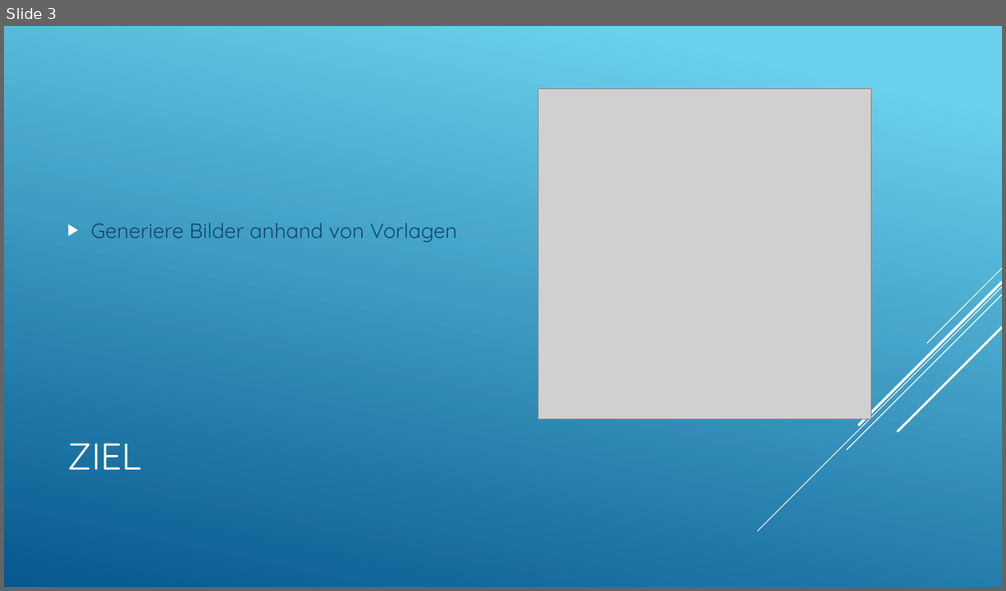
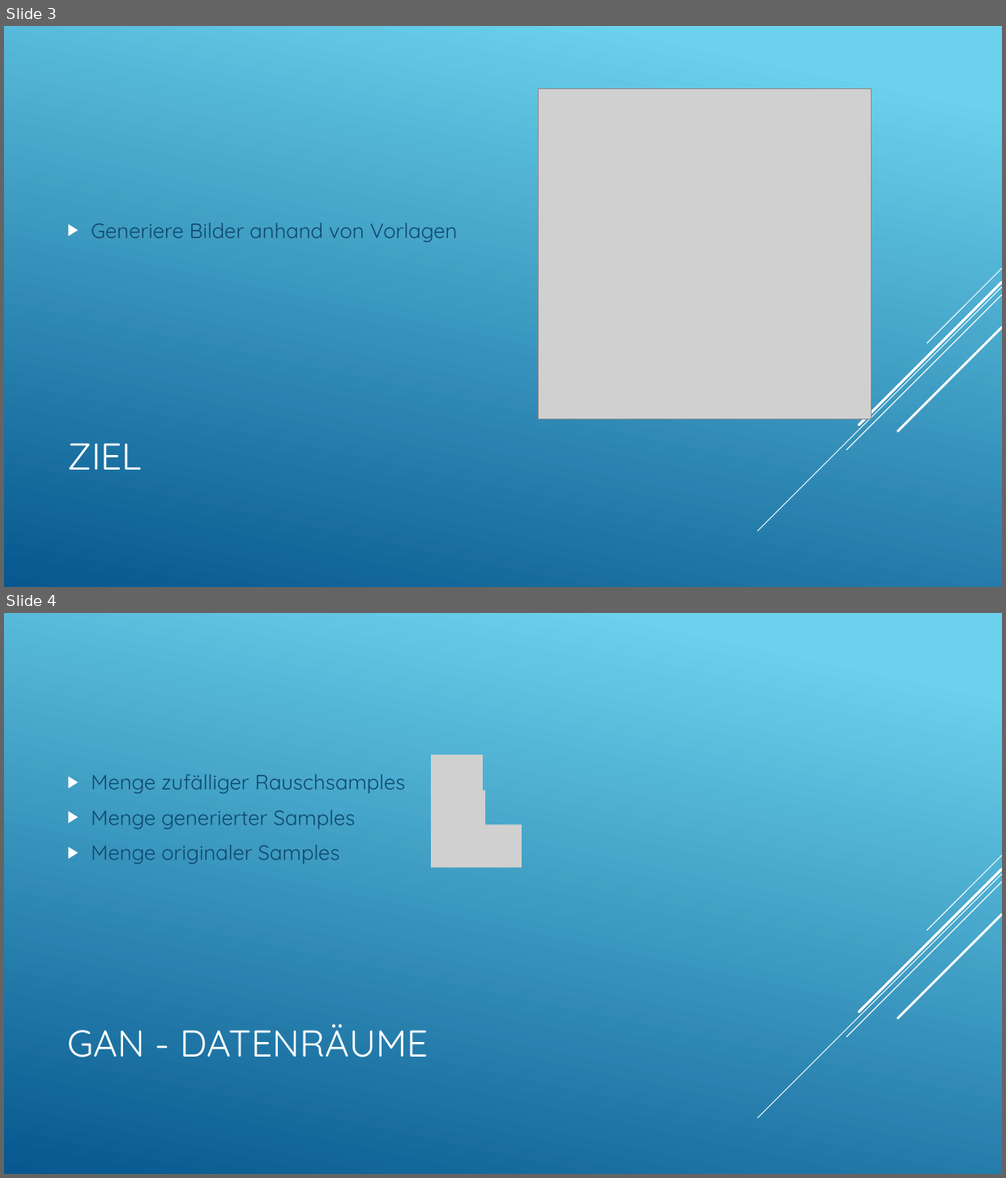
Before and after one commit to LucaRitz/informatik_seminar_gan, a slide deck: GAN.pptx. Shown one above the other, each under a label of ours: slide 3 before the commit, slides 3 and 4 after it. The pictures are 1006x591 and 1006x1178 pixels, drawn with LibreOffice and Linux fonts; fonts in the diff are those of the drawing; grey boxes stand for pictures. Boxes give left, top, right and bottom in pixels: in the first picture for what was removed or moved away, otherwise in the second. Text is boxed around its words. In the diff, an @@ line names an element or a change of style, - is before the commit and + after.

```diff
--- a/GAN.pptx
+++ b/GAN.pptx
@@ slide 4 added at bbox=[4, 613, 1002, 1174], background gradient #6ED2EB to #06588E; not listed: 5 template elements that a slide beside it also shows @@
@@ picture added at bbox=[432, 755, 484, 797] @@
@@ text added at bbox=[91, 774, 406, 864], 20 pt, text #0F496F @@
+▶ Menge zufälliger Rauschsamples
+▶ Menge generierter Samples
+▶ Menge originaler Samples
@@ picture added at bbox=[432, 790, 485, 836] @@
@@ picture added at bbox=[432, 825, 522, 867] @@
@@ title added at bbox=[67, 1024, 428, 1058], 36 pt, text #FFFFFF @@
+GAN - DATENRÄUME
```
Also in this commit, not shown: 4 slides changed.
